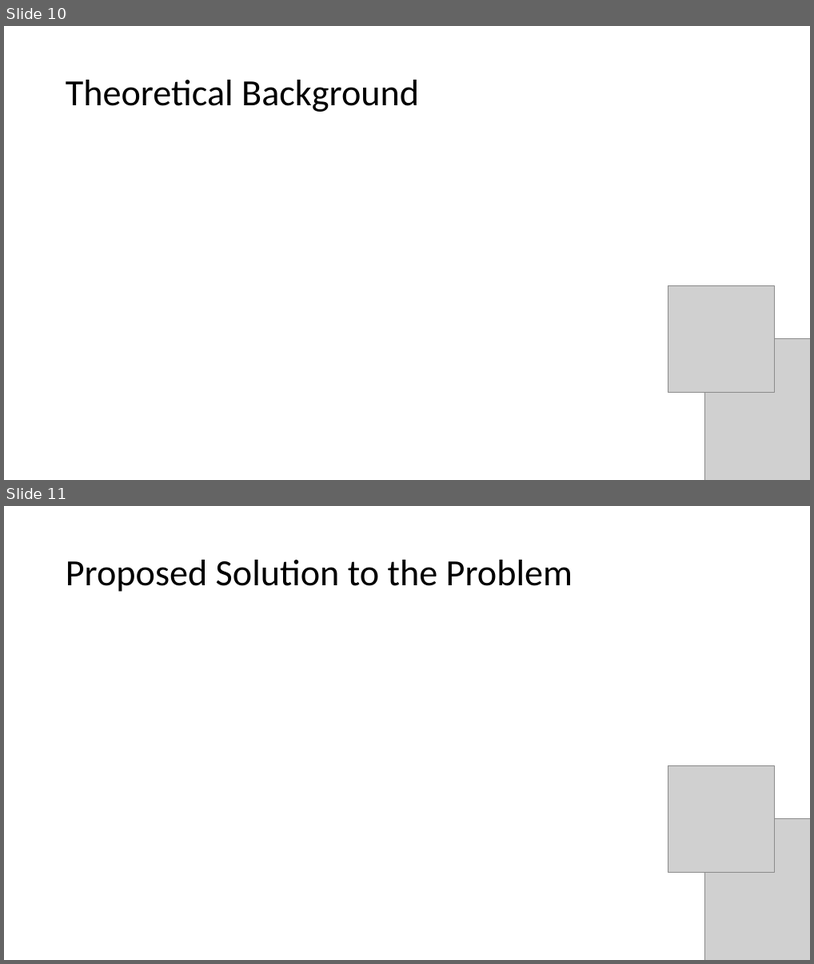
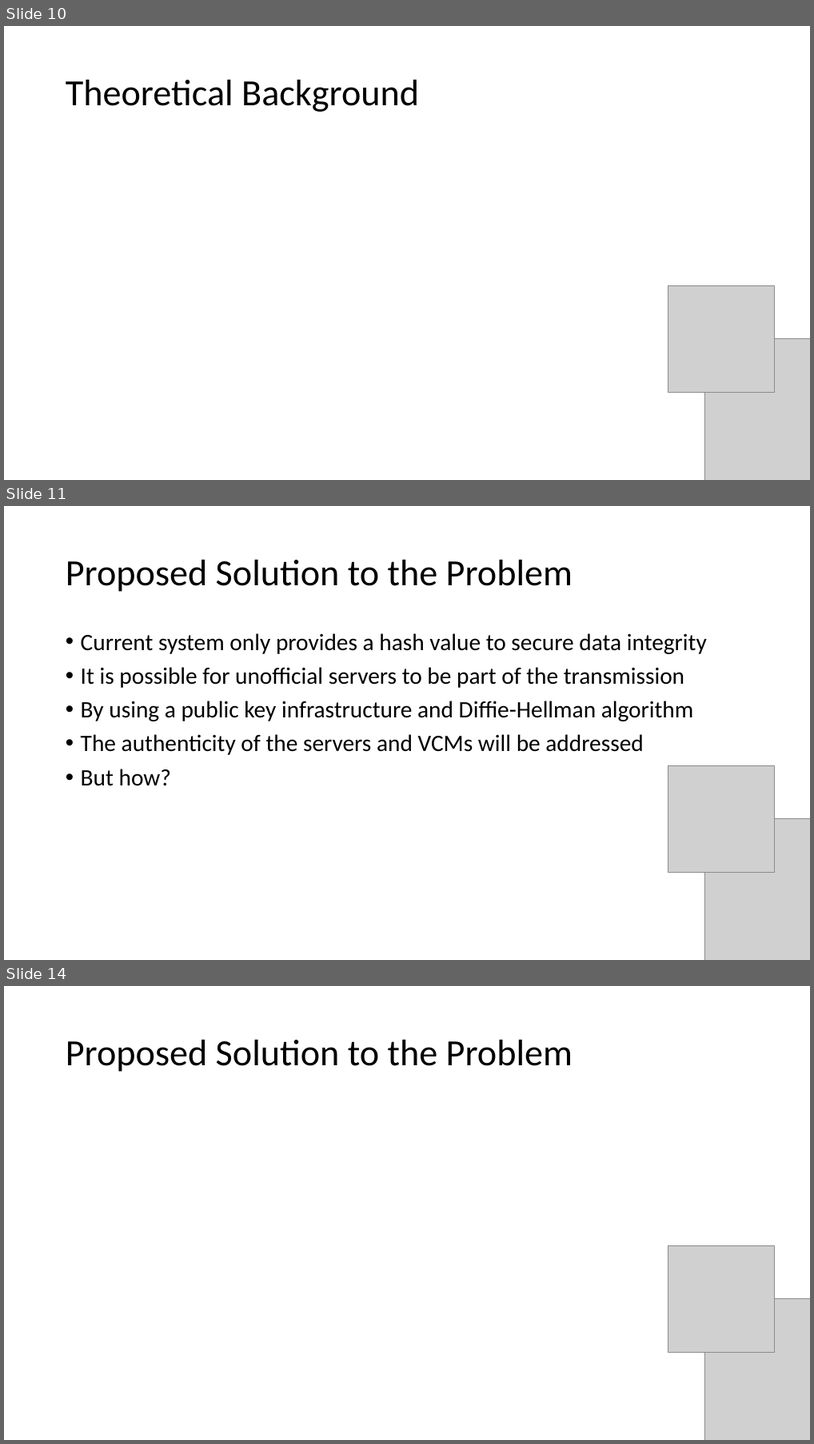
Before and after one commit to seans888/Project---Automate-Election, a slide deck: Documentation/Research Paper/CSPROJ Presentation.pptx. Shown one above the other, each under a label of ours: slides 10 and 11 before the commit, slides 10, 11 and 14 after it; the slides between them are not shown. The pictures are 814x964 and 814x1444 pixels, drawn with LibreOffice and Linux fonts; fonts in the diff are those of the drawing; grey boxes stand for pictures. Boxes give left, top, right and bottom in pixels: in the first picture for what was removed or moved away, otherwise in the second. Text is boxed around its words. In the diff, an @@ line names an element or a change of style, - is before the commit and + after.

```diff
--- a/Documentation/Research Paper/CSPROJ Presentation.pptx
+++ b/Documentation/Research Paper/CSPROJ Presentation.pptx
@@ slide 11 added at box(4, 506, 810, 960), background #FFFFFF @@
@@ title added at box(66, 560, 573, 592), 44 pt, text #000000 @@
+Proposed Solution to the Problem
@@ text added at box(81, 633, 707, 786), 28 pt, text #000000 @@
+• Current system only provides a hash value to secure data integrity
+• It is possible for unofficial servers to be part of the transmission
+• By using a public key infrastructure and Diffie-Hellman algorithm
+• The authenticity of the servers and VCMs will be addressed
+• But how?
@@ picture added at box(669, 765, 775, 872) @@
@@ picture added at box(705, 819, 810, 960) @@
@@ what was slide 11 is now slide 14 @@
```
Also in this commit, not shown: 1 slide changed, 5 other slides added, 2 other files.
